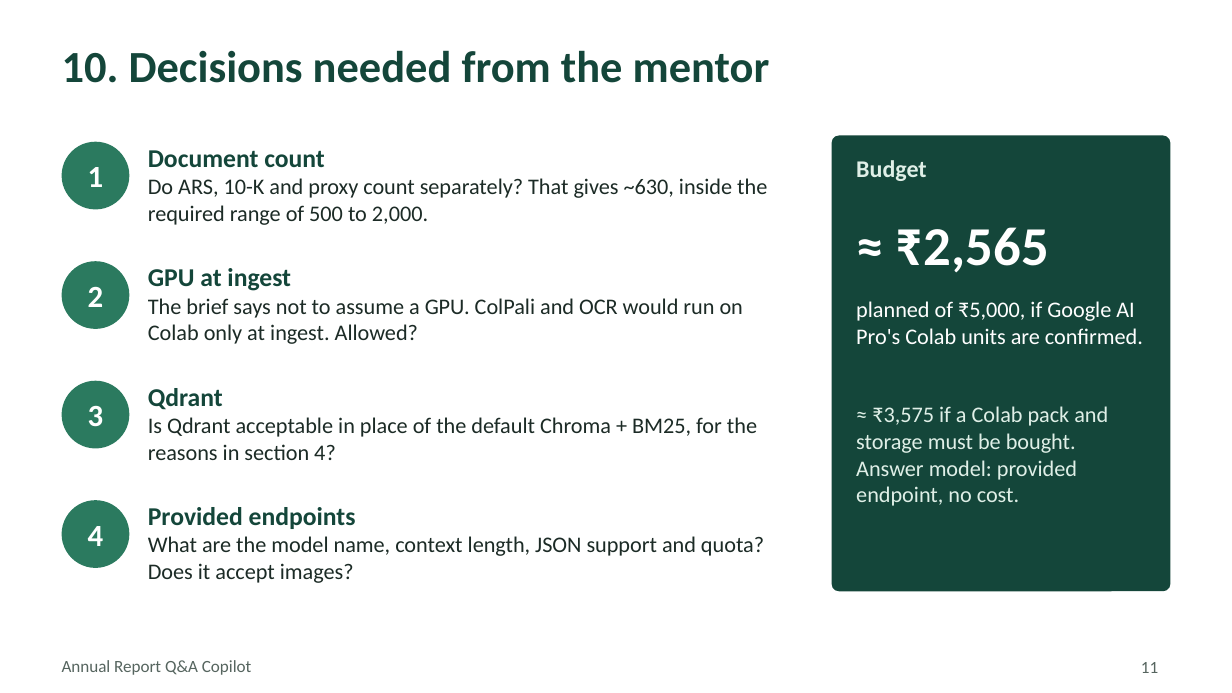
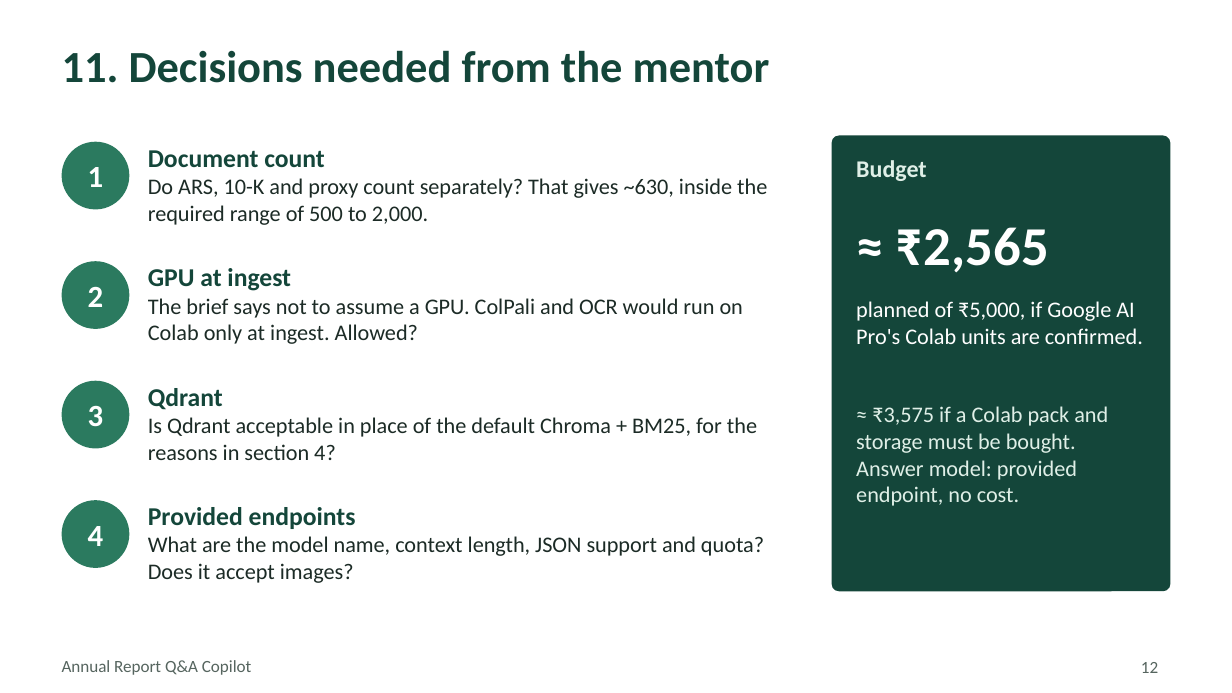
Before and after one commit to rama159065/Capstone, a slide deck: slide 12 of Annual_Report_Copilot_TrackB_Mentor_Deck.pptx (slide 11 before the commit). Drawn at 1232x693 pixels with LibreOffice and Linux fonts; fonts in the diff are those of the drawing. Boxes give left, top, right and bottom in pixels: in the first picture for what was removed or moved away, otherwise in the second. Text is boxed around its words. In the diff, an @@ line names an element or a change of style, - is before the commit and + after.

```diff
--- a/Annual_Report_Copilot_TrackB_Mentor_Deck.pptx
+++ b/Annual_Report_Copilot_TrackB_Mentor_Deck.pptx
@@ title at (x1=62, y1=50, x2=770, y2=83): text changed @@
-10. Decisions needed from the mentor
+11. Decisions needed from the mentor
@@ page number at (x1=1141, y1=662, x2=1158, y2=673): text changed @@
-11
+12
```
Also in this commit, not shown: 7 other slides changed, 1 slide added, 11 other files.
